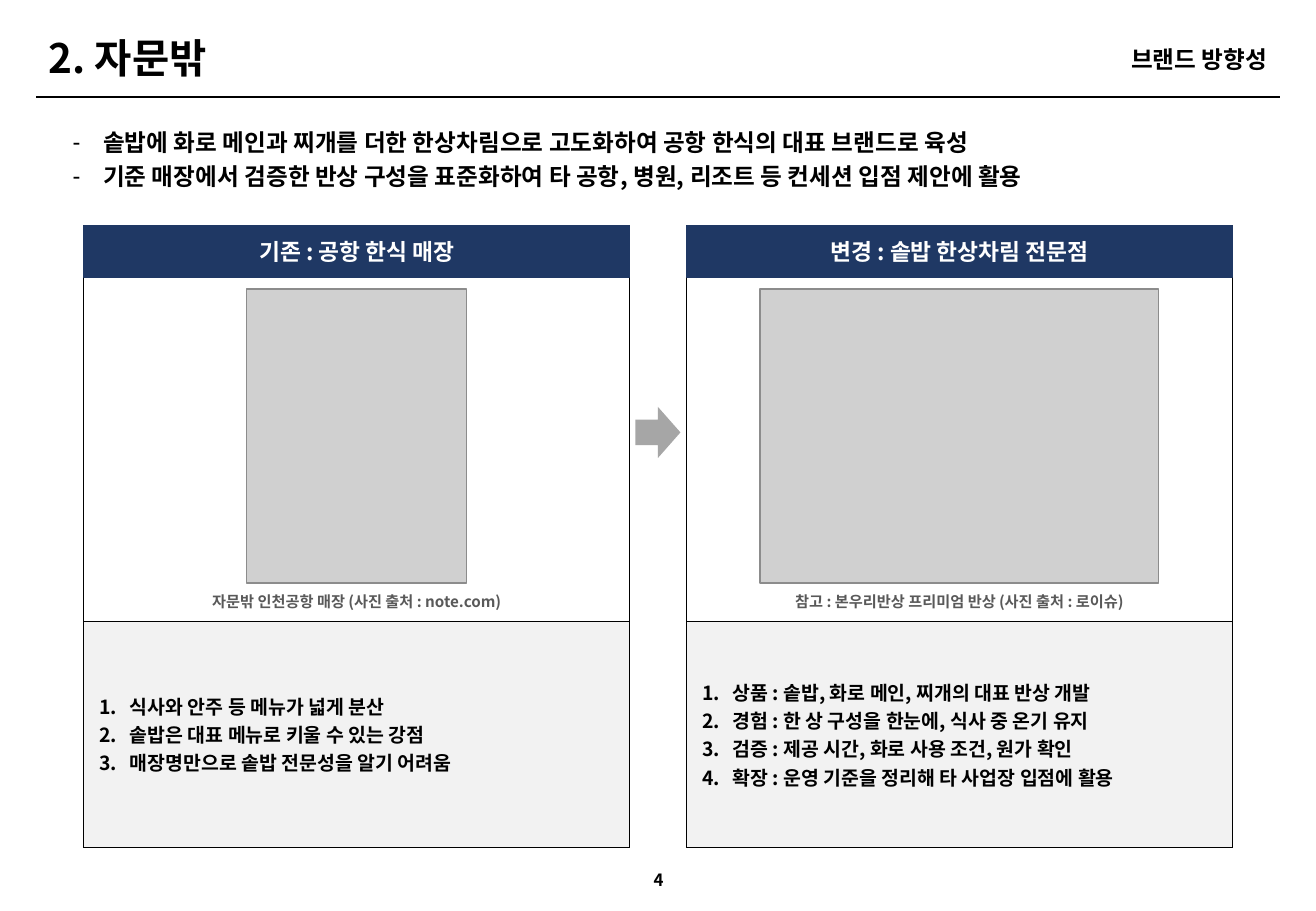
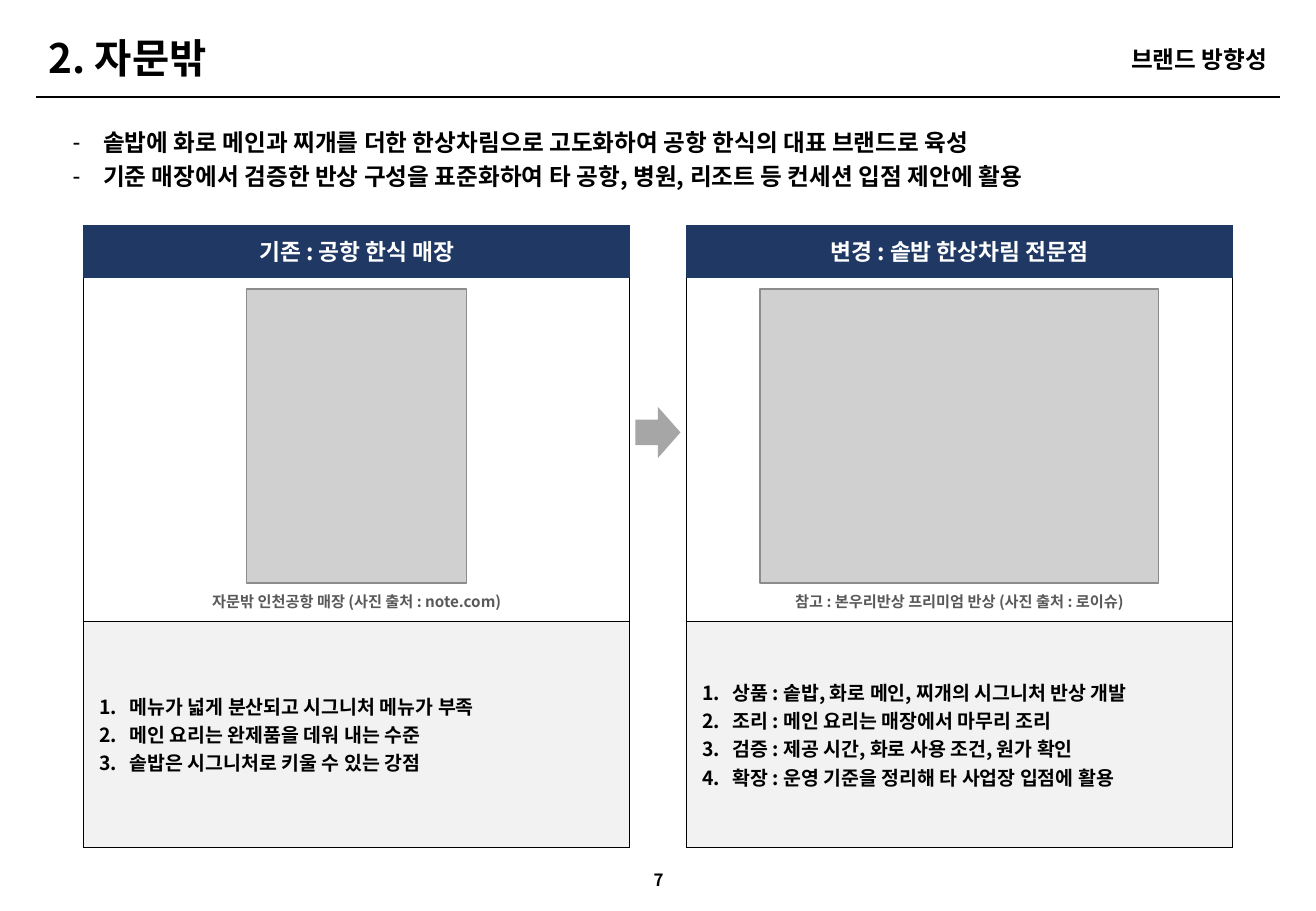
Before and after one commit to grandnim-wq/Claude, a slide deck: slide 7 of 아모제_3개브랜드_개선전략_최종.pptx (slide 4 before the commit). Drawn at 1316x911 pixels with LibreOffice and Linux fonts; fonts in the diff are those of the drawing; grey boxes stand for pictures. Boxes give left, top, right and bottom in pixels: in the first picture for what was removed or moved away, otherwise in the second. Text is boxed around its words. In the diff, an @@ line names an element or a change of style, - is before the commit and + after.

```diff
--- a/아모제_3개브랜드_개선전략_최종.pptx
+++ b/아모제_3개브랜드_개선전략_최종.pptx
@@ text at [732,683,1127,730]: text changed @@
-1. 상품 : 솥밥, 화로 메인, 찌개의 대표 반상 개발
-2. 경험 : 한 상 구성을 한눈에, 식사 중 온기 유지
+1. 상품 : 솥밥, 화로 메인, 찌개의 시그니처 반상 개발
+2. 조리 : 메인 요리는 매장에서 마무리 조리
@@ text at [130,697,474,772]: text changed @@
-1. 식사와 안주 등 메뉴가 넓게 분산
-2. 솥밥은 대표 메뉴로 키울 수 있는 강점
-3. 매장명만으로 솥밥 전문성을 알기 어려움
+1. 메뉴가 넓게 분산되고 시그니처 메뉴가 부족
+2. 메인 요리는 완제품을 데워 내는 수준
+3. 솥밥은 시그니처로 키울 수 있는 강점
@@ text at [654,873,664,886]: text changed @@
-4
+7
```
Also in this commit, not shown: 8 other slides changed, 10 slides added.
